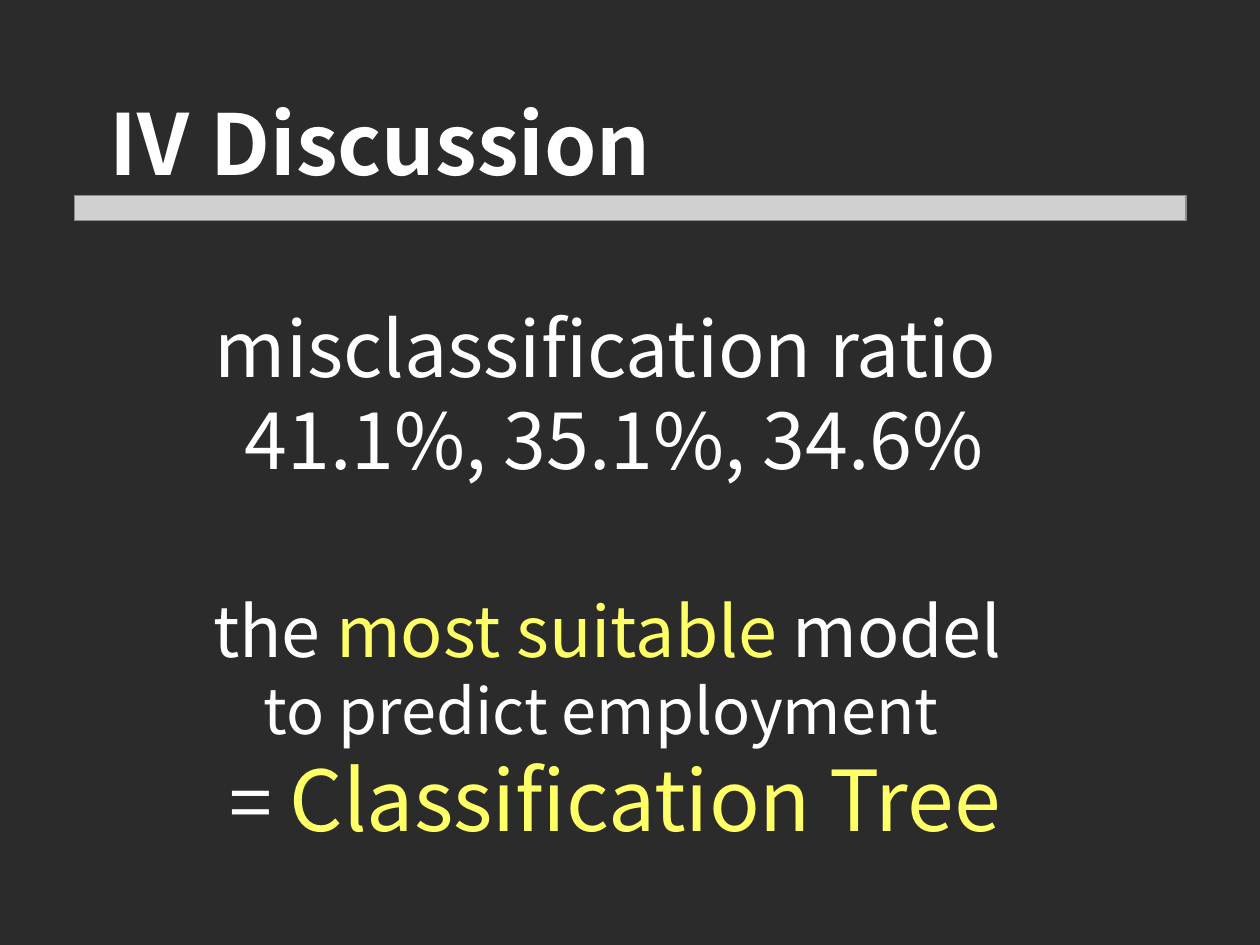
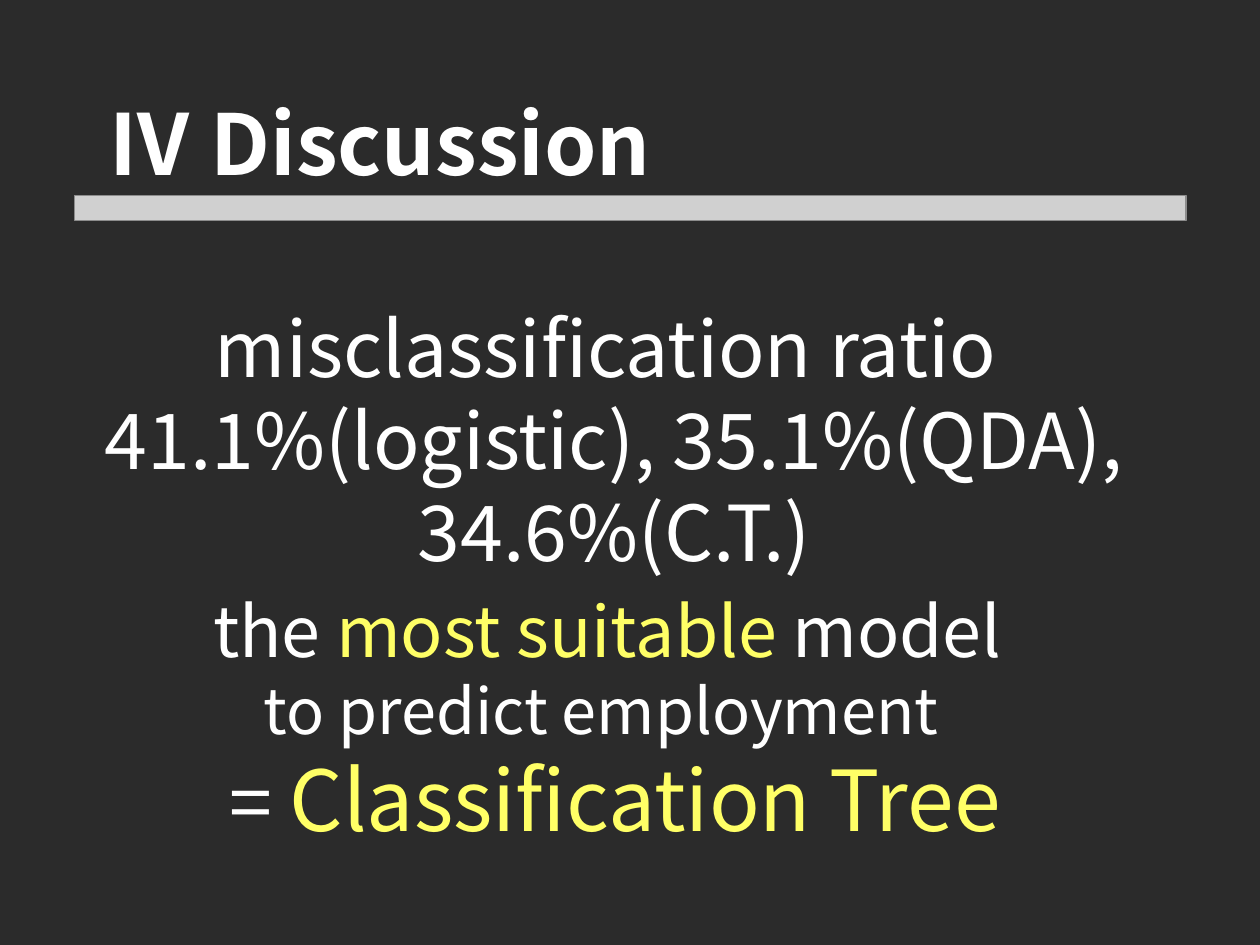
Before and after one commit to sy0630/banana, a slide deck: slide 13 of Final Presentation.pptx. Drawn at 1260x945 pixels with LibreOffice and Linux fonts; fonts in the diff are those of the drawing; grey boxes stand for pictures; background and template pictures are left out; a plain dark background stands for a picture behind light text. Boxes give left, top, right and bottom in pixels: in the first picture for what was removed or moved away, otherwise in the second. Text is boxed around its words. In the diff, an @@ line names an element or a change of style, - is before the commit and + after.

Commit message:
for revision

```diff
--- a/Final Presentation.pptx
+++ b/Final Presentation.pptx
@@ text at bbox=[105, 406, 1123, 576]: text changed @@
-41.1%, 35.1%, 34.6%
+41.1%(logistic), 35.1%(QDA), 34.6%(C.T.)
```
